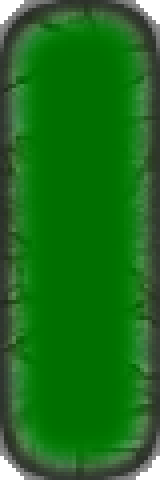
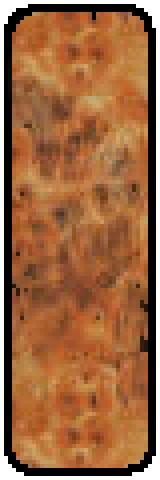
Layers edited between the first and the second (160, 480) image:
painted on "Tło" over [0, 0, 160, 480]
removed layer "Nowa warstwa" over [0, 0, 160, 480]
